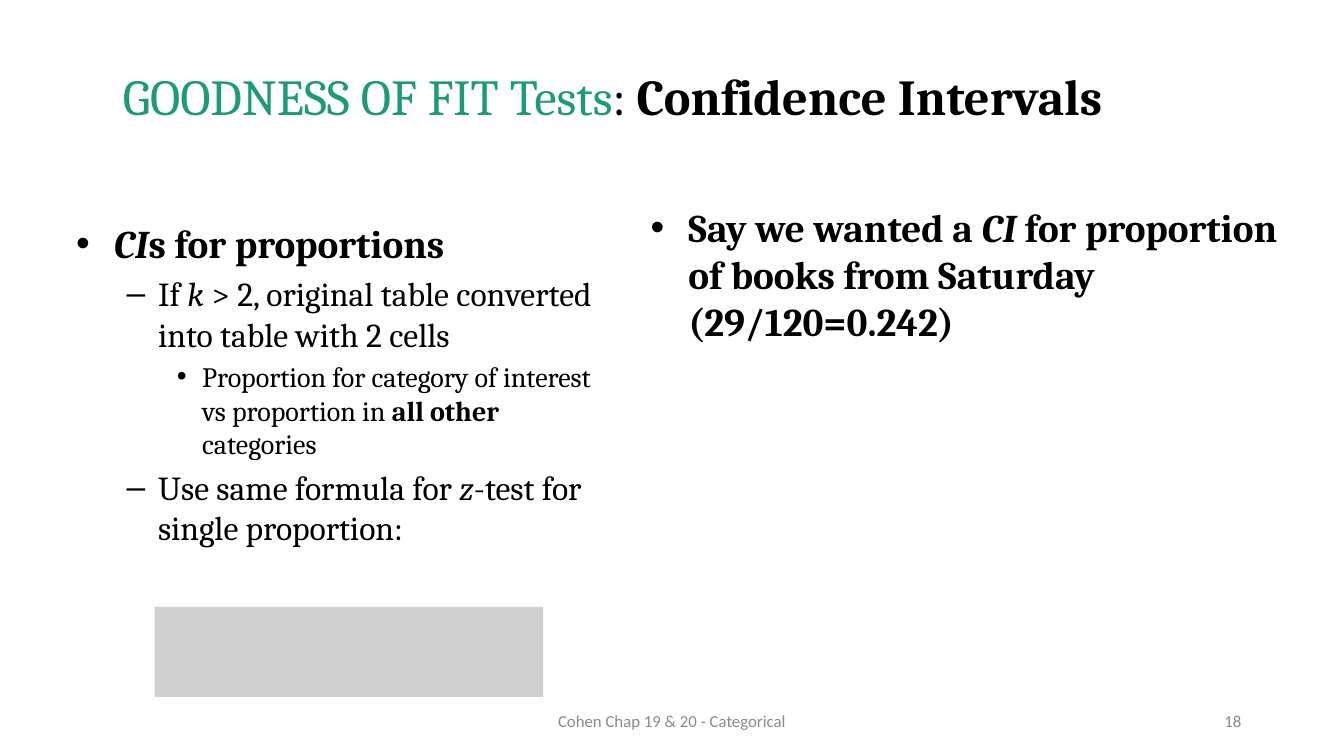
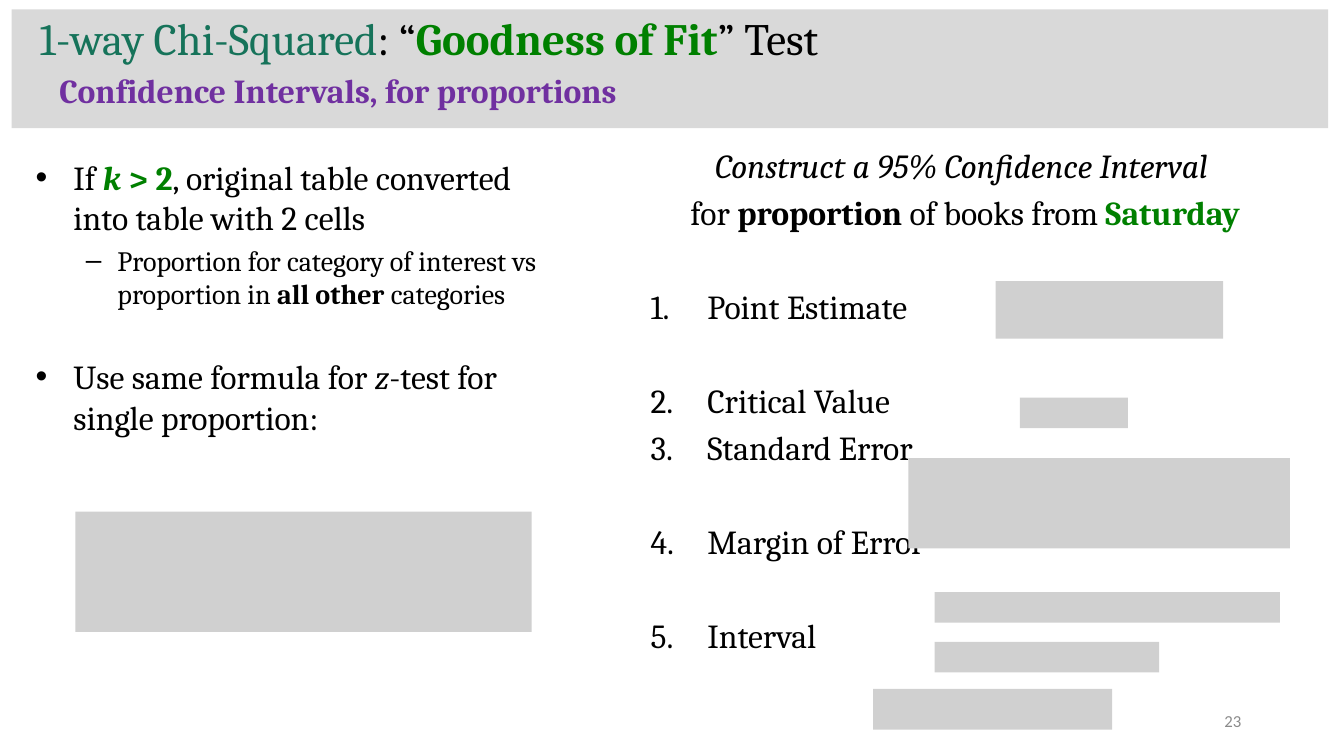
Before and after one commit to CEHS-research/PSY-6600_public, a slide deck: slide 23 of slides/Ch19-20_categorical.pptx (slide 18 before the commit). Drawn at 1344x756 pixels with LibreOffice and Linux fonts; fonts in the diff are those of the drawing; grey boxes stand for pictures. Boxes give left, top, right and bottom in pixels: in the first picture for what was removed or moved away, otherwise in the second. Text is boxed around its words. In the diff, an @@ line names an element or a change of style, - is before the commit and + after.

Commit message:
update chap 20

```diff
--- a/slides/Ch19-20_categorical.pptx
+++ b/slides/Ch19-20_categorical.pptx
@@ rectangle added at box(11, 9, 1328, 128), fill #D9D9D9 @@
@@ text added at box(40, 23, 818, 110), 32 pt, text #7030A0, bold @@
+1-way Chi-Squared: “Goodness of Fit” Test
+Confidence Intervals, for proportions
@@ title removed at box(123, 79, 1102, 116) @@
-GOODNESS OF FIT Tests: Confidence Intervals
@@ text "If k > 2, original ...": place and size @@
-text "If k > 2, original ..." at box(114, 230, 591, 548)
+text "If k > 2, original ..." at box(73, 166, 536, 438)
@@ text "If k > 2, original ..." at box(73, 166, 536, 438): text colour #000000 to #008000, bold on in "k > 2,"; bullet – to •; list level 2 to 1 in "If k > 2, original ..."; bullet • to –; list level 3 to 2 in "Proportion for category of interest ..."; list level 2 to 1 in "Use same formula for z-test ..." @@
@@ text at box(690, 154, 1239, 649): text changed; size 28 to 24 pt; bold off @@
-• Say we wanted a CI for proportion of books from Saturday (29/120=0.242)
+Construct a 95% Confidence Interval
+for proportion of books from Saturday
+1. Point Estimate
+2. Critical Value
+3. Standard Error
+4. Margin of Error
+5. Interval
@@ text at box(114, 230, 444, 267): paragraph removed @@
-• CIs for proportions
@@ picture added at box(996, 281, 1224, 339) @@
@@ picture added at box(1020, 398, 1128, 429) @@
@@ picture added at box(908, 458, 1290, 547) @@
@@ picture added at box(76, 512, 532, 632) @@
@@ picture added at box(935, 592, 1279, 622) @@
@@ picture removed at box(154, 607, 542, 697) @@
@@ picture added at box(935, 642, 1159, 673) @@
@@ picture added at box(873, 689, 1112, 729) @@
@@ text removed at box(558, 715, 786, 730) @@
-Cohen Chap 19 & 20 - Categorical
@@ page number at box(1224, 716, 1241, 727): text changed @@
-18
+23
```
Also in this commit, not shown: 22 other slides changed, 9 slides added, 2 slides removed, 1 other file.
